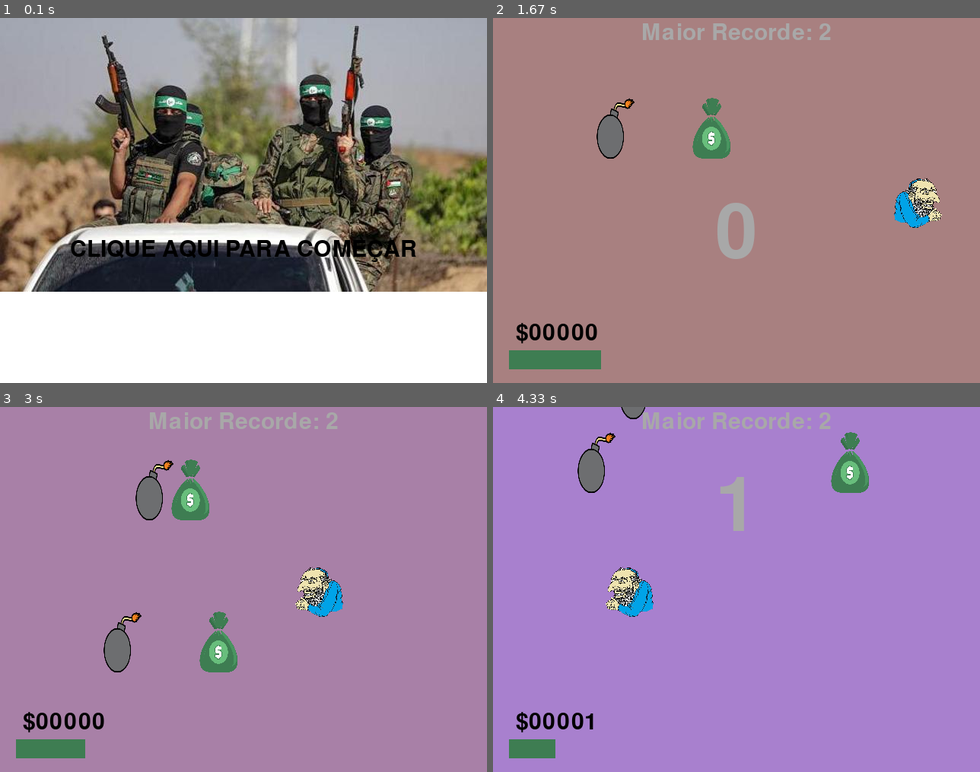
Above: before the commit, frames 1-4 (two rows, left to right).
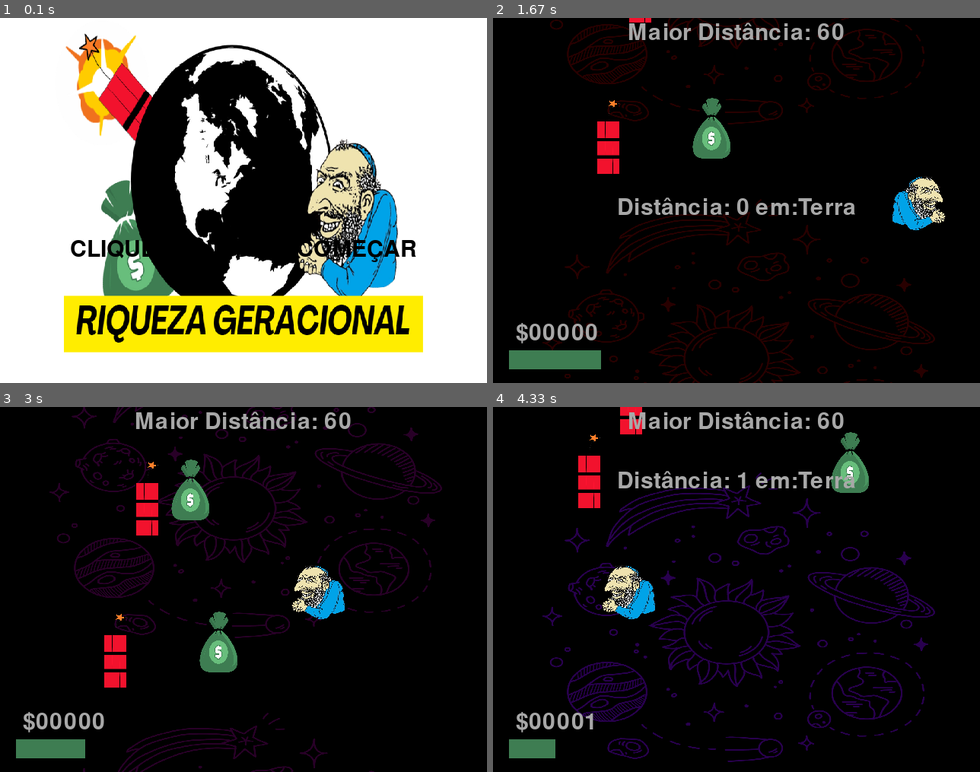
Above: after the commit, the same moments.

Repository: insper-classroom/projeto-pygame-jogo-thais-e-gustavo-valente
Game: pygame game, started from assets/src/jogo.py
Two runs of this game, one before a commit and one after it. Both use one fixed random seed, a clock stepped at 60 frames per second and the inputs below.
Inputs (mouse positions are in pixels of both pictures, inside the frame that each line leads up to):
- Up to frame 1 (0.1 s): no input
- Up to frame 2 (1.67 s): click "CLIQUE AQUI PARA COMEÇAR" at 0.38 s; click (619, 204) at 0.72 s; tap Space at 1 s; click (746, 76) at 1.38 s
- Up to frame 3 (3 s): click (248, 629) at 1.72 s; click (370, 647) at 2.05 s; click (370, 556) at 2.38 s; click (418, 560) at 2.72 s
- Up to frame 4 (4.33 s): click (906, 662) at 3.05 s; click (755, 574) at 3.38 s; click (629, 523) at 3.72 s; click (867, 629) at 4.05 s

The runs differ from the first frame. In frame 1, 84% of the frame differs, in the area x 0-100%, y 0-92%; in frame 2, 97%; in frame 3, 97%; in frame 4, 98%, in the area x 0-100%, y 0-100%.

Commit message:
Correcao hitboxes, mudanca fundo e png das bombas, mudanca tela inicial, mudanca sistema de distancia e recorde

Diff:
--- a/assets/src/bomba.py
+++ b/assets/src/bomba.py
@@ -6,4 +6,4 @@
         self.posicao = pygame.Vector2()
         self.posicao.xy
         self.spritebomba = pygame.image.load('assets/img/bomba.png')
-        self.spritebomba = pygame.transform.scale(self.spritebomba, (50, 80))
+        self.spritebomba = pygame.transform.scale(self.spritebomba, (30, 100))
--- a/assets/src/jogo.py
+++ b/assets/src/jogo.py
@@ -17,6 +17,7 @@
     fontepequena = pygame.font.Font(pygame.font.get_default_font(), 20)
     formatentenovamente = pygame.image.load('assets/img/botaoforma.png')
     musicaestadoislamico = pygame.mixer.music.load('assets/snd/Puzzle Piece - Lorne Balfe copy.mp3')
+    pygame.mixer.music.play()
 
     assets = {
        'dinheirosom': pygame.mixer.Sound('assets/snd/moneysound.mp3'),
@@ -29,11 +30,11 @@
     dinheiros = []
     bombas = []
 
-    for i in range(15):
+    for i in range(12):
         dinheiros.append(Dinheiro())
 
 
-    for i in range(6):
+    for i in range(9):
         bombas.append(Bomba())
 
     for dinheiro in dinheiros:
@@ -61,16 +62,14 @@
 
     moneysound = pygame.mixer.Sound('assets/snd/moneysound.mp3')
     planodefundotit = pygame.image.load('assets/img/planodefundostart.png')
+    planodefundotit = pygame.transform.scale(planodefundotit, (window.get_width() - 40, window.get_height() - 30))
     botaotentenovamente = pygame.image.load('assets/img/botaoforma.png')
 
     recordearq = "records.txt"
 
-    tentenovamente = fonte_menor.render('Recomeçar', True, (0, 0, 0))
+    tentenovamente = fonte_menor.render('Pressione ENTER para recomeçar', True, (0, 0, 0))
 
     while True:
-        pygame.mixer.music.play()
-        deltat = time.time() - last_updated
-        deltat *= 60
         last_updated = time.time()
 
         mx, my = pygame.mouse.get_pos()
@@ -94,9 +93,9 @@
 
         pygame.display.update()
 
-
+    musicaestadoislamico = pygame.mixer.music.load('assets/snd/Puzzle Piece - Lorne Balfe copy.mp3')
+    pygame.mixer.music.play()
     while True:
-
         deltat = time.time() - last_updated
         deltat *= 60
         last_updated = time.time()
@@ -123,13 +122,14 @@
             if event.type == pygame.QUIT:
                 pygame.quit()
 
-        window.fill((255, 255, 255))
+        cor = colorsys.hsv_to_rgb(((jogador.posicao.y/2) % 100) / 100,0.2,0.5)
+        window.fill((0, 0, 0))
 
         for x in pf:
             x.definefundo(((jogador.posicao.y/50) % 100) / 100)
             window.blit(x.sprite, (0, x.posicao))
 
-        mostracontador = fonteprincipal.render('$' + str(contadordinheiro).zfill(5), True, (0, 0, 0))
+        mostracontador = fonteprincipal.render('$' + str(contadordinheiro).zfill(5), True, (168, 168, 168))
         window.blit(mostracontador, (30, 400))
 
         for dinheiro in dinheiros:
@@ -138,16 +138,30 @@
         for bomba in bombas:
             window.blit(bomba.spritebomba, (bomba.posicao.x, bomba.posicao.y + camerafora))
 
-
         cor = colorsys.hsv_to_rgb(((jogador.posicao.y/2) % 100) / 100,0.2,0.5)
-        marcadoraltura = font.render(str(altura), True, (168, 168, 168))
+        objetos_astronomicos = {
+            (0, 10): 'Terra',
+            (10, 15): 'Marte',
+            (15, 25): 'Júpiter',
+            (25, 40): 'Saturno',
+            (40, 55): 'Urano',
+            (55, 70): 'Netuno',
+            (70, 100): 'Galáxia de Andrômeda',
+            (100, float('inf')): 'Messier 31'
+        }
+
+        for intervalo, objeto in objetos_astronomicos.items():
+            if intervalo[0] <= altura < intervalo[1]:
+                marcadoraltura = fonte_pequena.render(f'Distância: {altura} em:{objeto}', True, (168, 168, 168))
+                break
+
         window.blit(marcadoraltura, (window.get_width()/2 - marcadoraltura.get_width()/2, camerafora + round((jogador.posicao.y - alturainicial)/window.get_height())*window.get_height() + jogador.flipatual.get_height() - 40))
         novorecord = altura
         appendscore = adicionanoarquivo(recordearq, novorecord)
 
         maior = pegamaiorelemento(recordearq)
 
-        maiorrecorde = fonte_pequena.render('Maior Recorde: ' + str(maior), True, (168, 168, 168))
+        maiorrecorde = fonte_pequena.render('Maior Distância: ' + str(maior), True, (168, 168, 168))
         window.blit(maiorrecorde, (window.get_width() / 2 - maiorrecorde.get_width() / 2 , 5))
 
         window.blit(pygame.transform.rotate (jogador.flipatual, clip(jogador.velocidade.y, -10, 5)*rotacao), (jogador.posicao.x,jogador.posicao.y + camerafora))
@@ -181,8 +195,8 @@
 
 
             window.fill((0,0,0))
-            textotentenovamente = fonte_menor.render('Recomeçar', True, (255, 255, 255))
-            window.blit(textotentenovamente, (270, 240))
+            textotentenovamente = fonte_menor.render('Aperte ENTER para recomeçar', True, (255, 255, 255))
+            window.blit(textotentenovamente, (window.get_width()/2 - 150, window.get_height()/2))
 
             pygame.display.update()
 
--- a/records.txt
+++ b/records.txt
@@ -1,3 +1,61 @@
 0
 1
 2
+3
+4
+5
+6
+7
+8
+9
+10
+11
+12
+13
+14
+15
+16
+17
+18
+19
+20
+21
+22
+23
+24
+25
+26
+27
+28
+29
+30
+31
+32
+33
+34
+35
+36
+37
+38
+39
+40
+41
+42
+43
+44
+45
+46
+47
+48
+49
+50
+51
+52
+53
+54
+55
+56
+57
+58
+59
+60
Binary file changed: assets/img/bomba.png
Binary file changed: assets/img/fundo.png
Binary file added: assets/img/fundo2.png
Binary file changed: assets/img/planodefundostart.png
Binary file changed: assets/img/player-removebg-preview.png
